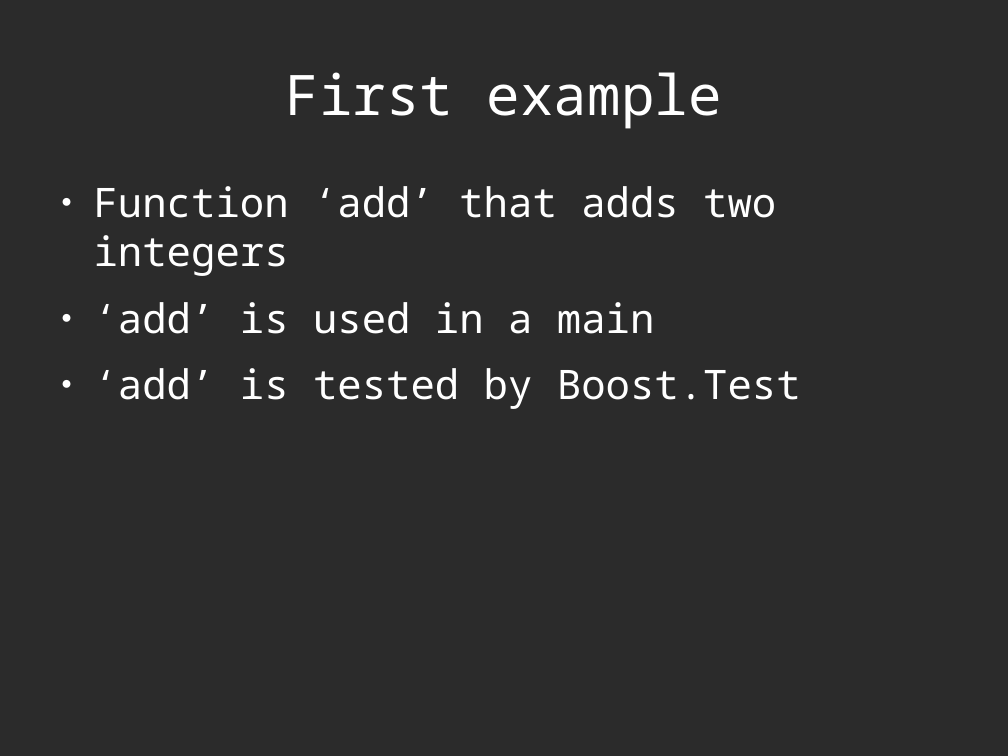
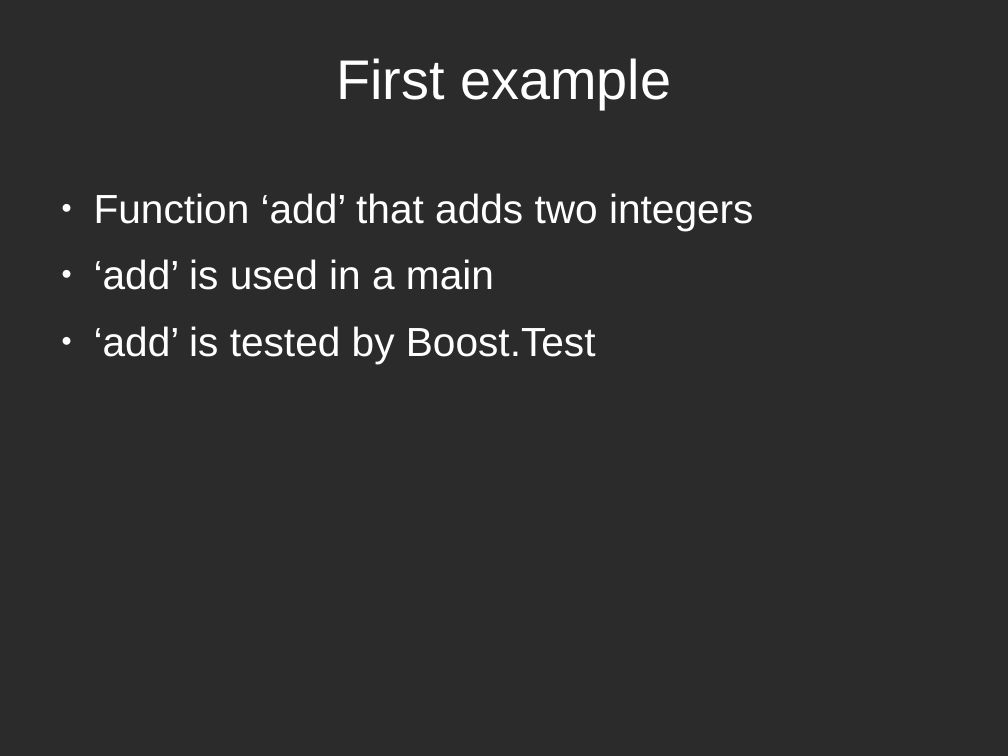
Before and after one commit to richelbilderbeek/CppPresentations, a slide deck: slide 5 of BoostTest/BoostTest.odp. Drawn at 1008x756 pixels with LibreOffice and Linux fonts; fonts in the diff are those of the drawing; background and template pictures are left out; a plain dark background stands for a picture behind light text. Boxes give left, top, right and bottom in pixels: in the first picture for what was removed or moved away, otherwise in the second. Text is boxed around its words. In the diff, an @@ line names an element or a change of style, - is before the commit and + after.

```diff
--- a/BoostTest/BoostTest.odp
+++ b/BoostTest/BoostTest.odp
@@ title "First example" at [336,58,671,109]: font Noto Sans Mono to Arial @@
@@ title "First example": place and size @@
-title "First example" at [286,72,722,129]
+title "First example" at [336,58,671,109]
@@ text "Function ‘add’ that adds two ..." at [94,193,754,364]: font Noto Sans Mono to Arial @@
```
Also in this commit, not shown: 14 other slides changed, 6 slides added, 6 other files.
